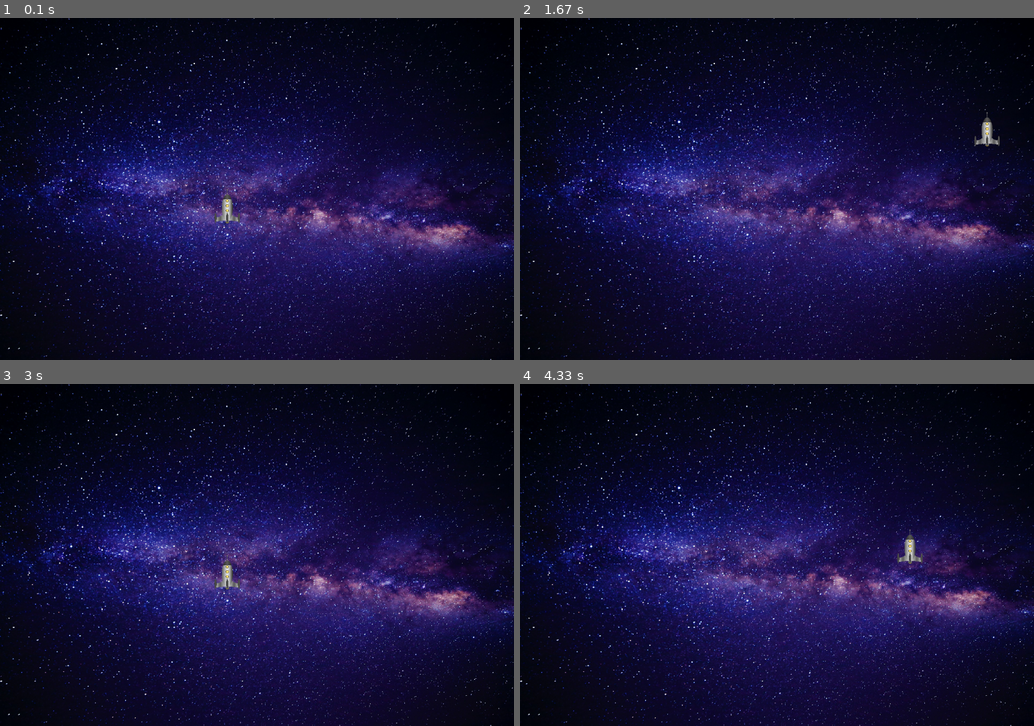
Above: before the commit, frames 1-4 (two rows, left to right).
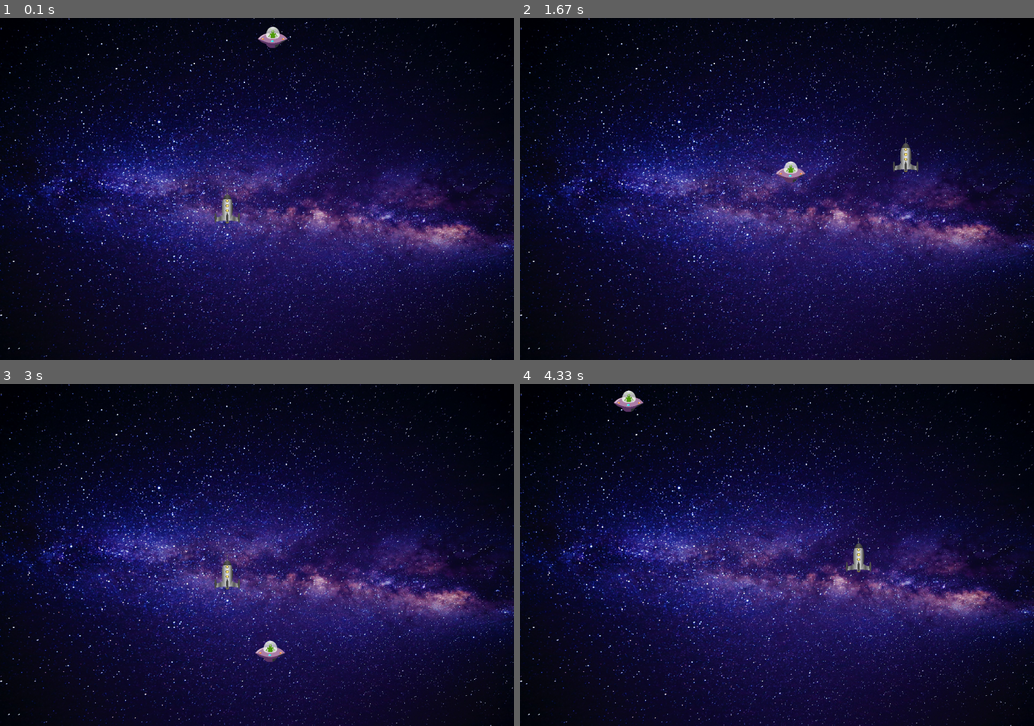
Above: after the commit, the same moments.

Repository: Pavel-Bylkov/shuter_pygame
Game: pygame game, started from main.py
The game is run twice, just before and just after one commit, with the same random seed, the same clock (stepped at 60 frames per second) and the same inputs.
Inputs:
- Up to frame 1 (0.1 s): no input
- Up to frame 2 (1.67 s): hold D 0.33-0.8 s; hold W 0.83-1.13 s; hold D 1.17-1.63 s
- Up to frame 3 (3 s): hold A 1.67-2.2 s; hold S 2.23-2.53 s; hold A 2.57-2.97 s
- Up to frame 4 (4.33 s): hold W 3-3.37 s; hold D 3.4-4.03 s; hold S from 4.07 s (still down)

The runs differ from the first frame. In frame 1, 0.2% of the frame differs, in the area x 50-56%, y 2-9%; in frame 2, 0.6%; in frame 3, 0.2%; in frame 4, 0.6%, in the area x 18-79%, y 2-55%.

Commit message:
add enemy

Diff:
--- a/main.py
+++ b/main.py
@@ -1,8 +1,11 @@
 import pygame as pg
+import random
 
 # нам нужны такие картинки:
 img_back = "galaxy.jpg"  # фон игры
 img_hero = "rocket.png"  # герой
+img_enemy = "ufo.png"  # враг
+win_width, win_height = 1200, 800
 
 
 class Hero:
@@ -25,11 +28,28 @@
     def reset(self, win):
         win.blit(self.image, (self.x, self.y))
 
+
+class Enemy:
+    def __init__(self, x, y, speed):
+        self.x = x
+        self.y = y
+        self.speed = speed
+        self.image = pg.transform.scale(pg.image.load(img_enemy), (70, 50))
+
+    def update(self):
+        self.y += self.speed
+        self.x += random.randint(-self.speed, self.speed)
+        if self.y > win_height:
+            self.y = -50
+            self.x = random.randint(30, win_height - 30)
+
+    def reset(self, win):
+        win.blit(self.image, (self.x, self.y))
+
 # запускаем инициализацию pygame - настройка на наше железо
 pg.init()
 
 # Создаем окошко
-win_width, win_height = 1200, 800
 pg.display.set_caption("Shooter")  # Title у окна
 window = pg.display.set_mode((win_width, win_height))
 back_img = pg.image.load(img_back)  # конвертация любого формата изображений в формат pygame
@@ -38,6 +58,7 @@
 # создаем спрайты
 hero = Hero()
 
+monster = Enemy(x=win_width//2, y=0, speed=5)
 
 # переменная "игра закончилась": как только там True,
 # в основном цикле перестают работать спрайты
@@ -68,8 +89,11 @@
         hero.update()
         hero.reset(window)
 
+        monster.update()
+        monster.reset(window)
+
         pg.display.update()
 
     # цикл срабатывает каждую 0.05 секунд
     #time.delay(50)
-    clock.tick(60)
+    clock.tick(40)
